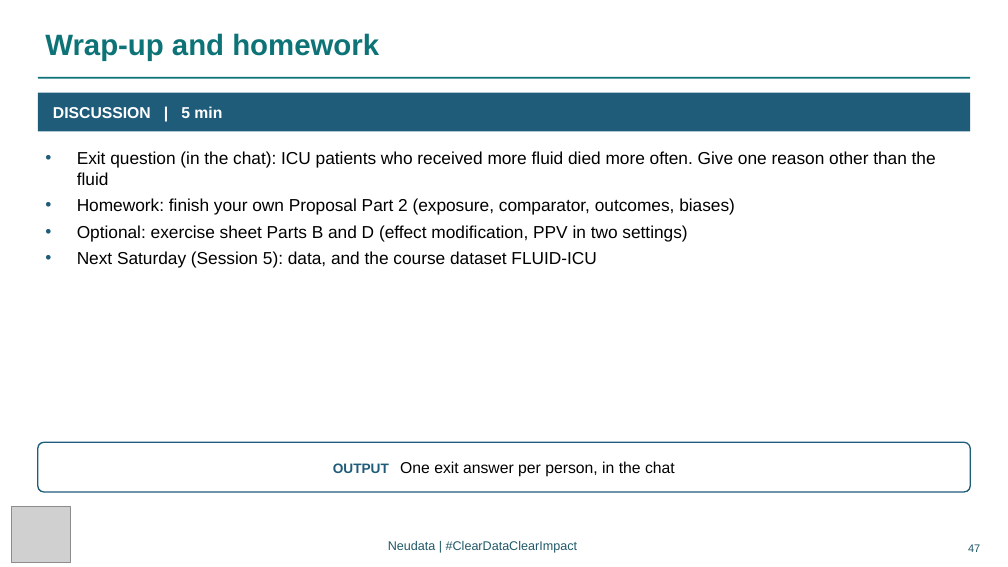
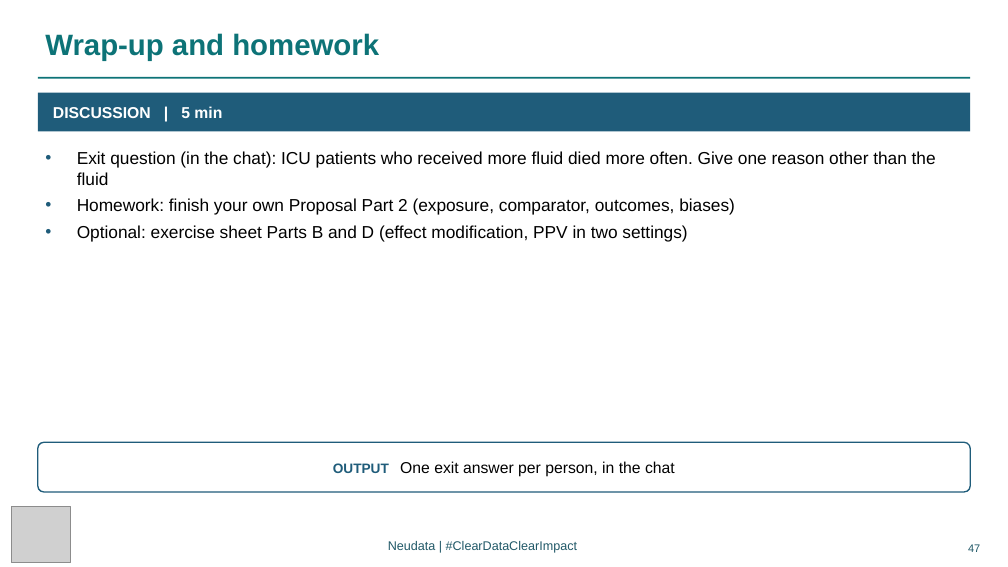
Before and after one commit to neu-data/FoundationsofClinicalResearch, a slide deck: slide 47 of en/files/slides/Session_4_EN.pptx. Drawn at 1008x567 pixels with LibreOffice and Linux fonts; fonts in the diff are those of the drawing; grey boxes stand for pictures. Boxes give left, top, right and bottom in pixels: in the first picture for what was removed or moved away, otherwise in the second. Text is boxed around its words. In the diff, an @@ line names an element or a change of style, - is before the commit and + after.

Commit message:
Rebuild site for course v3.15 (registry wording, Lectures 3 to 5 fixes)

```diff
--- a/en/files/slides/Session_4_EN.pptx
+++ b/en/files/slides/Session_4_EN.pptx
@@ text at (77, 251, 596, 268): paragraph removed @@
-• Next Saturday (Session 5): data, and the course dataset FLUID-ICU
```
Also in this commit, not shown: 4 other slides changed, 44 other files.
